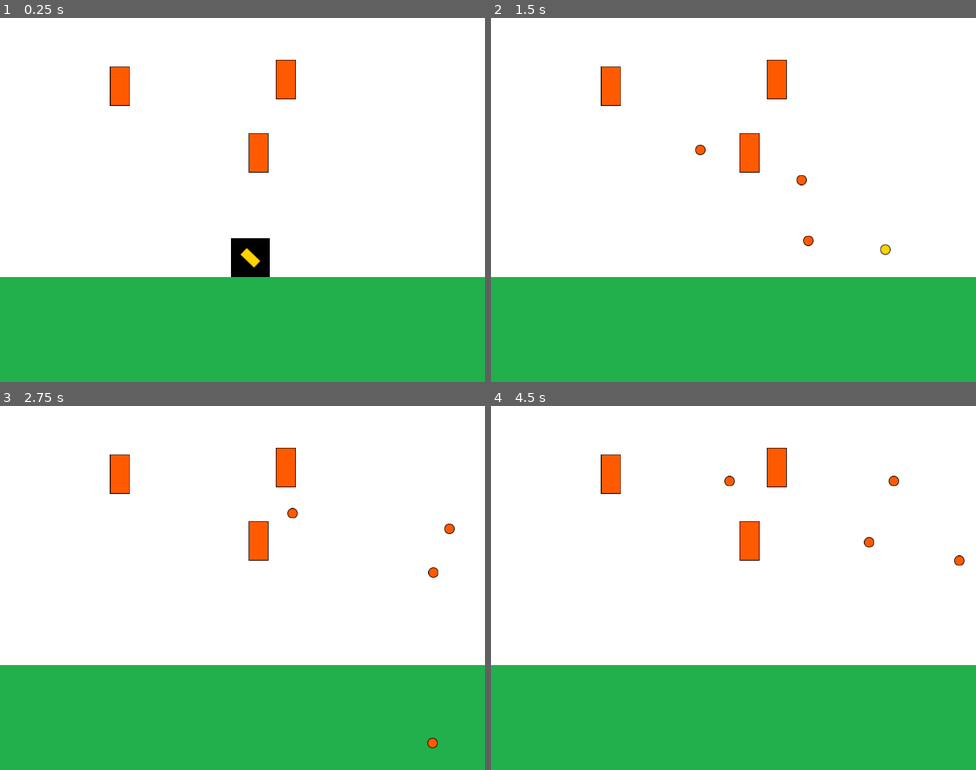
Above: before the commit, frames 1-4 (two rows, left to right).
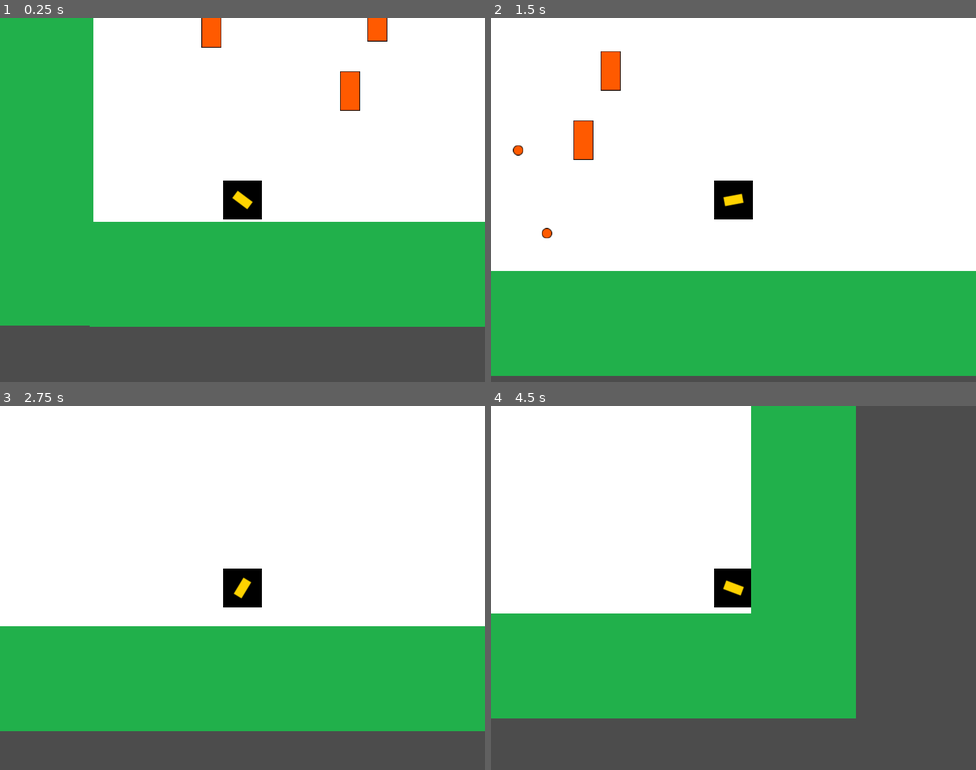
Above: after the commit, the same moments.

Repository: laendoor/unq-videojuegos
Game: Godot game, scene res://Main.tscn
Two runs of this game, one before a commit and one after it. Both use one fixed random seed, a clock stepped at 60 frames per second and the inputs below.
Inputs (mouse positions are in pixels of both pictures, inside the frame that each line leads up to):
- Up to frame 1 (0.25 s): no input
- Up to frame 2 (1.5 s): move the mouse to (840, 181) at 0.52 s; hold W (jump, bound only after the commit) 0.53-1.28 s; hold D (move_right) from 0.53 s (still down); move the mouse to (636, 218) at 1.27 s; click (636, 218) at 1.35 s
- Up to frame 3 (2.75 s): tap W (jump, bound only after the commit) at 1.52, 1.55, 1.82 s; move the mouse to (291, 507) at 2.02 s; release D (move_right) at 2.03 s; hold A (move_left) from 2.03 s (still down); hold W (jump, bound only after the commit) from 2.03 s (still down)
- Up to frame 4 (4.5 s): move the mouse to (709, 660) at 2.77 s; release A (move_left) at 2.78 s; release W (jump, bound only after the commit) at 2.78 s; hold D (move_right) 2.78-4.28 s; click (709, 660) at 2.85 s; tap W (jump, bound only after the commit) at 3.02, 3.05, 3.32 s; move the mouse to (879, 642) at 3.52 s; hold W (jump, bound only after the commit) 3.53-4.28 s; move the mouse to (588, 533) at 4.27 s; hold A (move_left) from 4.28 s (still down); click (588, 533) at 4.35 s

The runs differ from the first frame. In frame 1, 44% of the frame differs, in the area x 0-100%, y 0-100%; in frame 2, 6.2%; in frame 3, 24%; in frame 4, 60%.

Commit message:
:recycle: add basic mechanics

Diff:
--- a/challenges/clase-4/Main.tscn
+++ b/challenges/clase-4/Main.tscn
@@ -5,7 +5,7 @@
 [ext_resource path="res://Main.gd" type="Script" id=3]
 [ext_resource path="res://entities/enemies/Turret.tscn" type="PackedScene" id=4]
 [ext_resource path="res://entities/enemies/TurretsSpawner.gd" type="Script" id=5]
-[ext_resource path="res://assets/textures/floor.png" type="Texture" id=6]
+[ext_resource path="res://entities/player/Floor.tscn" type="PackedScene" id=6]
 
 [node name="Main" type="Node"]
 script = ExtResource( 3 )
@@ -13,6 +13,7 @@
 [node name="Background" type="TextureRect" parent="."]
 anchor_right = 1.0
 anchor_bottom = 1.0
+rect_scale = Vector2( 1.96, 1 )
 texture = ExtResource( 2 )
 expand = true
 __meta__ = {
@@ -20,12 +21,21 @@
 }
 
 [node name="Player" parent="." instance=ExtResource( 1 )]
-position = Vector2( 413.003, 395.272 )
+position = Vector2( 249.124, 377.722 )
 
-[node name="Floor" type="Sprite" parent="."]
-position = Vector2( 400, 513.5 )
-scale = Vector2( 12.1212, 2.62121 )
-texture = ExtResource( 6 )
+[node name="Floor" parent="." instance=ExtResource( 6 )]
+position = Vector2( 784, 513.5 )
+scale = Vector2( 23.8412, 2.62121 )
+
+[node name="Left" parent="." instance=ExtResource( 6 )]
+position = Vector2( -83.8147, 299.088 )
+rotation = 1.5708
+scale = Vector2( 9.0812, 2.62121 )
+
+[node name="Right" parent="." instance=ExtResource( 6 )]
+position = Vector2( 1651.3, 300 )
+rotation = 1.5708
+scale = Vector2( 9.1, 2.621 )
 
 [node name="TurretsSpawner" type="Node" parent="."]
 script = ExtResource( 5 )
--- a/challenges/clase-4/entities/Projectile.gd
+++ b/challenges/clase-4/entities/Projectile.gd
@@ -1,6 +1,8 @@
-extends Sprite
+extends Area2D
 
 onready var lifetime_timer = $LifetimeTimer
+
+signal hacealgo
 
 export (float) var VELOCITY:float = 800.0
 
@@ -30,3 +32,7 @@
 func _remove():
 	get_parent().remove_child(self)
 	queue_free()
+
+func _on_Projectile_body_entered(body):
+	if body.has_method("notify_hit"):
+		body.notify_hit()
--- a/challenges/clase-4/entities/Projectile.tscn
+++ b/challenges/clase-4/entities/Projectile.tscn
@@ -2,7 +2,11 @@
 
 [ext_resource path="res://entities/Projectile.gd" type="Script" id=1]
 
-[node name="Projectile" type="Sprite"]
+[node name="Projectile" type="Area2D"]
 script = ExtResource( 1 )
 
 [node name="LifetimeTimer" type="Timer" parent="."]
+
+[node name="CollisionShape2D" type="CollisionShape2D" parent="."]
+
+[connection signal="body_entered" from="." to="." method="_on_Projectile_body_entered"]
--- a/challenges/clase-4/entities/enemies/Turret.gd
+++ b/challenges/clase-4/entities/enemies/Turret.gd
@@ -14,8 +14,15 @@
 	self.player = player
 	self.projectile_container = projectile_container
 	fire_timer.connect("timeout", self, "fire_at_player")
-	fire_timer.start()
 
 func fire_at_player():
 	var proj_instance = projectile_scene.instance()
 	proj_instance.initialize(projectile_container, fire_position.global_position, fire_position.global_position.direction_to(player.global_position))
+
+func _on_Area2D_body_entered(body):
+	if body.has_method("notify_hit"):
+		fire_timer.start()
+
+func _on_Area2D_body_exited(body):
+	if body.has_method("notify_hit"):
+		fire_timer.stop()
--- a/challenges/clase-4/entities/enemies/Turret.tscn
+++ b/challenges/clase-4/entities/enemies/Turret.tscn
@@ -1,8 +1,11 @@
-[gd_scene load_steps=4 format=2]
+[gd_scene load_steps=5 format=2]
 
 [ext_resource path="res://assets/textures/turret.png" type="Texture" id=1]
 [ext_resource path="res://entities/enemies/Turret.gd" type="Script" id=2]
 [ext_resource path="res://entities/enemies/TurretProjectile.tscn" type="PackedScene" id=3]
+
+[sub_resource type="CircleShape2D" id=1]
+radius = 308.263
 
 [node name="Turret" type="Sprite"]
 texture = ExtResource( 1 )
@@ -13,3 +16,11 @@
 
 [node name="FirePosition" type="Position2D" parent="."]
 position = Vector2( 0, -30.0339 )
+
+[node name="Area2D" type="Area2D" parent="."]
+
+[node name="CollisionShape2D" type="CollisionShape2D" parent="Area2D"]
+shape = SubResource( 1 )
+
+[connection signal="body_entered" from="Area2D" to="." method="_on_Area2D_body_entered"]
+[connection signal="body_exited" from="Area2D" to="." method="_on_Area2D_body_exited"]
--- a/challenges/clase-4/entities/enemies/TurretProjectile.tscn
+++ b/challenges/clase-4/entities/enemies/TurretProjectile.tscn
@@ -1,11 +1,19 @@
-[gd_scene load_steps=3 format=2]
+[gd_scene load_steps=4 format=2]
 
 [ext_resource path="res://entities/Projectile.tscn" type="PackedScene" id=1]
 [ext_resource path="res://assets/textures/proyectile_turret.png" type="Texture" id=2]
 
+[sub_resource type="CircleShape2D" id=1]
+radius = 8.68726
+
 [node name="TurretProjectile" instance=ExtResource( 1 )]
-texture = ExtResource( 2 )
 VELOCITY = 400.0
 
 [node name="LifetimeTimer" parent="." index="0"]
 wait_time = 3.0
+
+[node name="CollisionShape2D" parent="." index="1"]
+shape = SubResource( 1 )
+
+[node name="Sprite" type="Sprite" parent="." index="2"]
+texture = ExtResource( 2 )
--- /dev/null
+++ b/challenges/clase-4/entities/player/Floor.tscn
@@ -0,0 +1,16 @@
+[gd_scene load_steps=3 format=2]
+
+[ext_resource path="res://assets/textures/floor.png" type="Texture" id=1]
+
+[sub_resource type="RectangleShape2D" id=1]
+extents = Vector2( 32.8281, 31.7686 )
+
+[node name="Floor" type="StaticBody2D"]
+position = Vector2( 400, 513.5 )
+scale = Vector2( 12.1212, 2.62121 )
+
+[node name="Sprite" type="Sprite" parent="."]
+texture = ExtResource( 1 )
+
+[node name="CollisionShape2D" type="CollisionShape2D" parent="."]
+shape = SubResource( 1 )
--- a/challenges/clase-4/entities/player/Player.gd
+++ b/challenges/clase-4/entities/player/Player.gd
@@ -1,10 +1,12 @@
-extends Sprite
+extends KinematicBody2D
 
 onready var cannon = $Cannon
 
 export (float) var ACCELERATION:float = 20.0
 export (float) var H_SPEED_LIMIT:float = 600.0
 export (float) var FRICTION_WEIGHT:float = 0.1
+export (float) var GRAVITY: float = 10.0
+export (float) var JUMP_VELOCITY: float = 500.0
 
 var velocity:Vector2 = Vector2.ZERO
 var projectile_container
@@ -34,4 +36,13 @@
 	else:
 		velocity.x = lerp(velocity.x, 0, FRICTION_WEIGHT) if abs(velocity.x) > 1 else 0
 
-	position += velocity * delta
+	move_and_slide(Vector2.DOWN, -Vector2.DOWN) # hackazo para el is_on_floor()
+	if is_on_floor() and Input.is_action_pressed("jump"):
+		velocity.y -= JUMP_VELOCITY
+	else:
+		velocity.y += JUMP_VELOCITY / 75
+
+	move_and_slide(velocity)
+
+func notify_hit():
+	print("ouch")
--- a/challenges/clase-4/entities/player/Player.tscn
+++ b/challenges/clase-4/entities/player/Player.tscn
@@ -6,10 +6,15 @@
 [ext_resource path="res://entities/player/Cannon.gd" type="Script" id=4]
 [ext_resource path="res://entities/player/PlayerProjectile.tscn" type="PackedScene" id=5]
 
-[node name="Player" type="Sprite"]
+[sub_resource type="RectangleShape2D" id=1]
+extents = Vector2( 31.9286, 32.1007 )
+
+[node name="Player" type="KinematicBody2D"]
 position = Vector2( -0.0635071, 0.165405 )
+script = ExtResource( 1 )
+
+[node name="Sprite" type="Sprite" parent="."]
 texture = ExtResource( 2 )
-script = ExtResource( 1 )
 
 [node name="Cannon" type="Sprite" parent="."]
 texture = ExtResource( 3 )
@@ -18,3 +23,9 @@
 
 [node name="CannonTip" type="Position2D" parent="Cannon"]
 position = Vector2( 15, 0 )
+
+[node name="CollisionShape2D" type="CollisionShape2D" parent="."]
+shape = SubResource( 1 )
+
+[node name="Camera2D" type="Camera2D" parent="."]
+current = true
--- a/challenges/clase-4/project.godot
+++ b/challenges/clase-4/project.godot
@@ -24,6 +24,11 @@
 
 [input]
 
+ui_up={
+"deadzone": 0.5,
+"events": [ Object(InputEventJoypadButton,"resource_local_to_scene":false,"resource_name":"","device":0,"button_index":12,"pressure":0.0,"pressed":false,"script":null)
+ ]
+}
 move_left={
 "deadzone": 0.5,
 "events": [ Object(InputEventKey,"resource_local_to_scene":false,"resource_name":"","device":0,"alt":false,"shift":false,"control":false,"meta":false,"command":false,"pressed":false,"scancode":65,"unicode":0,"echo":false,"script":null)
@@ -41,6 +46,13 @@
 "events": [ Object(InputEventMouseButton,"resource_local_to_scene":false,"resource_name":"","device":0,"alt":false,"shi …(212 unchanged characters)…
  ]
 }
+jump={
+"deadzone": 0.5,
+"events": [ Object(InputEventKey,"resource_local_to_scene":false,"resource_name":"","device":0,"alt":false,"shift":false,"control":false,"meta":false,"command":false,"pressed":false,"scancode":87,"unicode":0,"echo":false,"script":null)
+, Object(InputEventKey,"resource_local_to_scene":false,"resource_name":"","device":0,"alt":false,"shift":false,"control":false,"meta":false,"command":false,"pressed":false,"scancode":32,"unicode":0,"echo":false,"script":null)
+, Object(InputEventKey,"resource_local_to_scene":false,"resource_name":"","device":0,"alt":false,"shift":false,"control":false,"meta":false,"command":false,"pressed":false,"scancode":16777232,"unicode":0,"echo":false,"script":null)
+ ]
+}
 
 [rendering]
 
Not shown: 1 places in challenges/clase-4/entities/player/Player.tscn that only renumber resources
